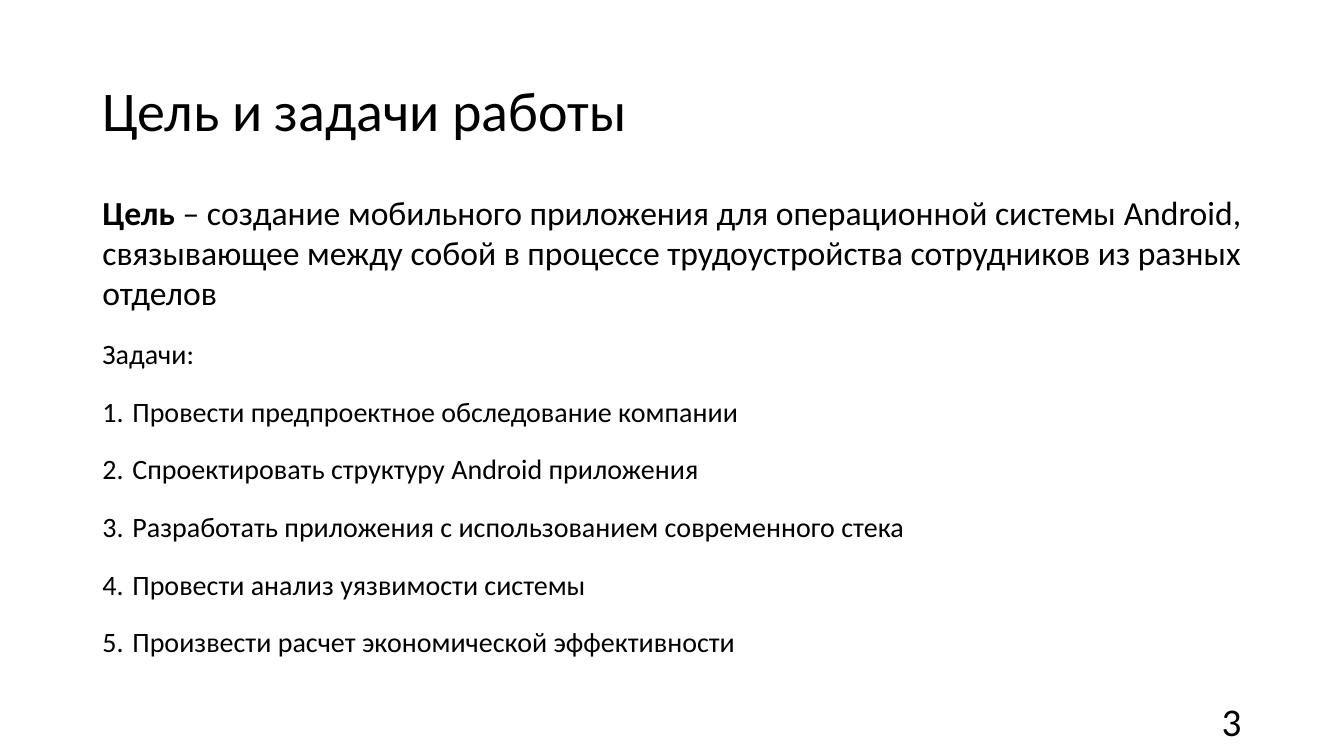
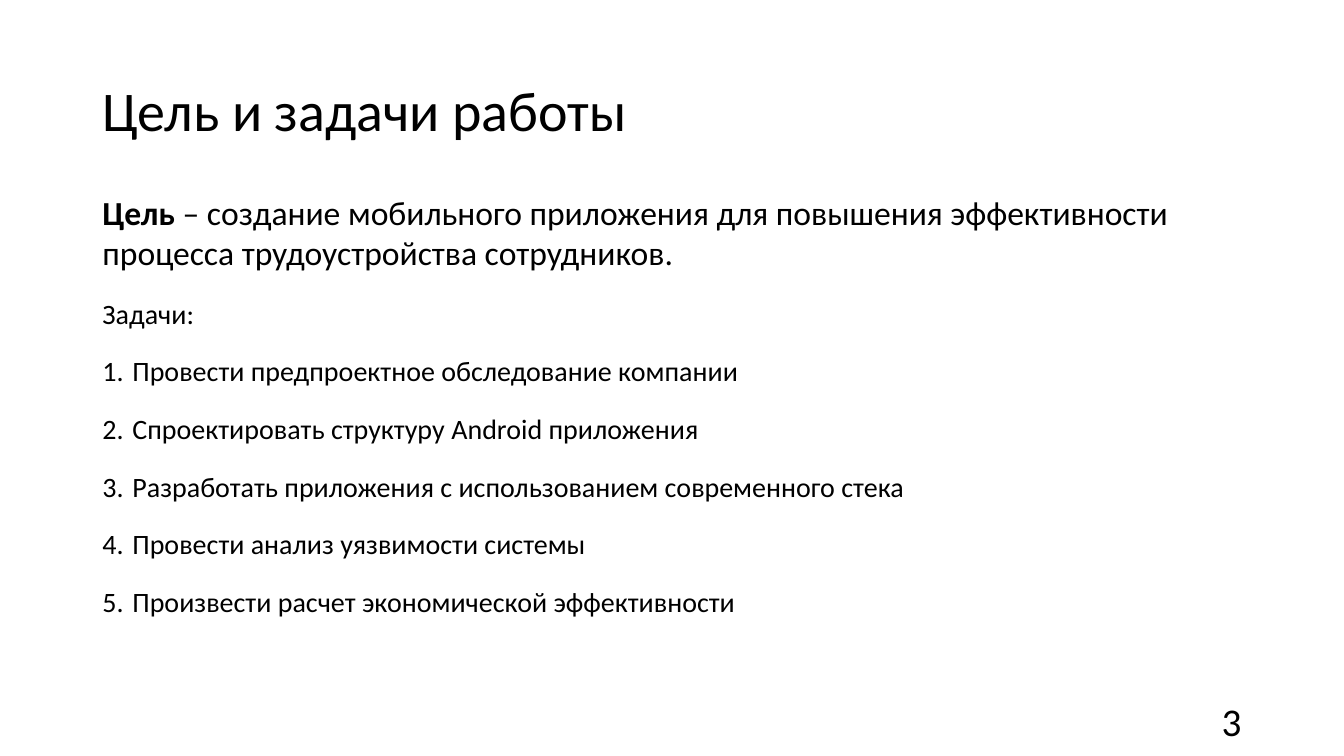
Before and after one commit to churakovra/graduateWork, a slide deck: slide 3 of product/vkr_pres_for_printing.pptx. Drawn at 1344x756 pixels with LibreOffice and Linux fonts; fonts in the diff are those of the drawing. Boxes give left, top, right and bottom in pixels: in the first picture for what was removed or moved away, otherwise in the second. Text is boxed around its words. In the diff, an @@ line names an element or a change of style, - is before the commit and + after.

```diff
--- a/product/vkr_pres_for_printing.pptx
+++ b/product/vkr_pres_for_printing.pptx
@@ text at (x1=102, y1=202, x2=1167, y2=271): text changed @@
-Цель – создание мобильного приложения для операционной системы Android, связывающее между собой в процессе трудоустройства сотрудников из разных отделов
+Цель – создание мобильного приложения для повышения эффективности процесса трудоустройства сотрудников.
```
Also in this commit, not shown: 17 other slides changed, 3 slides added, 4 slides removed, 10 other files.
